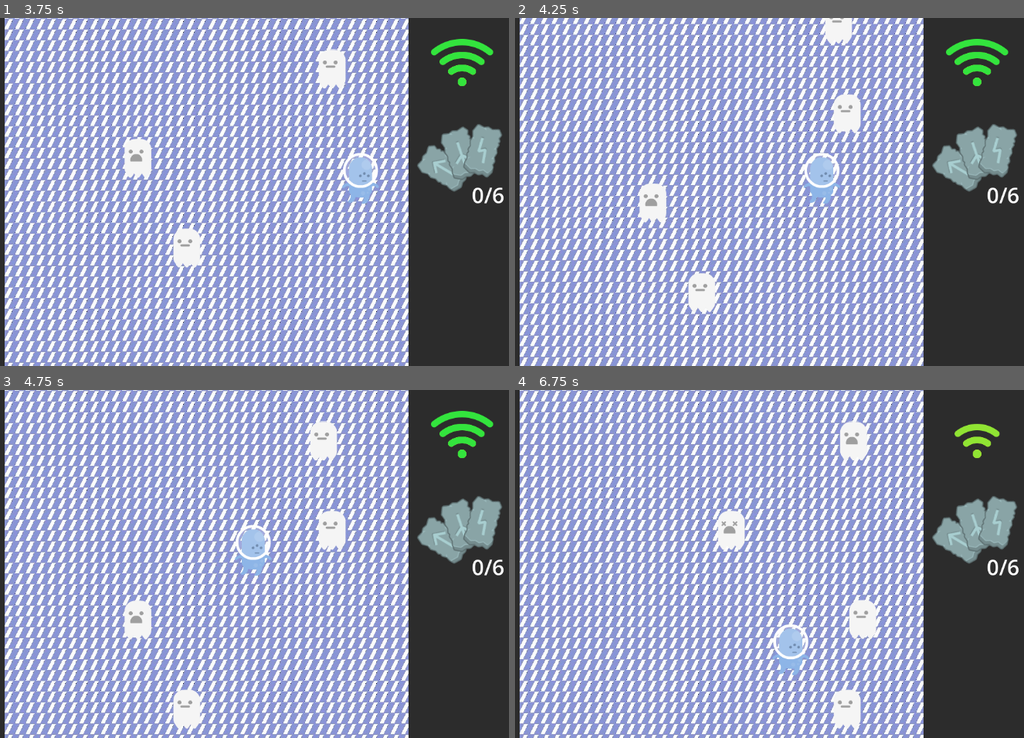
Above: before the commit, frames 1-4 (two rows, left to right).
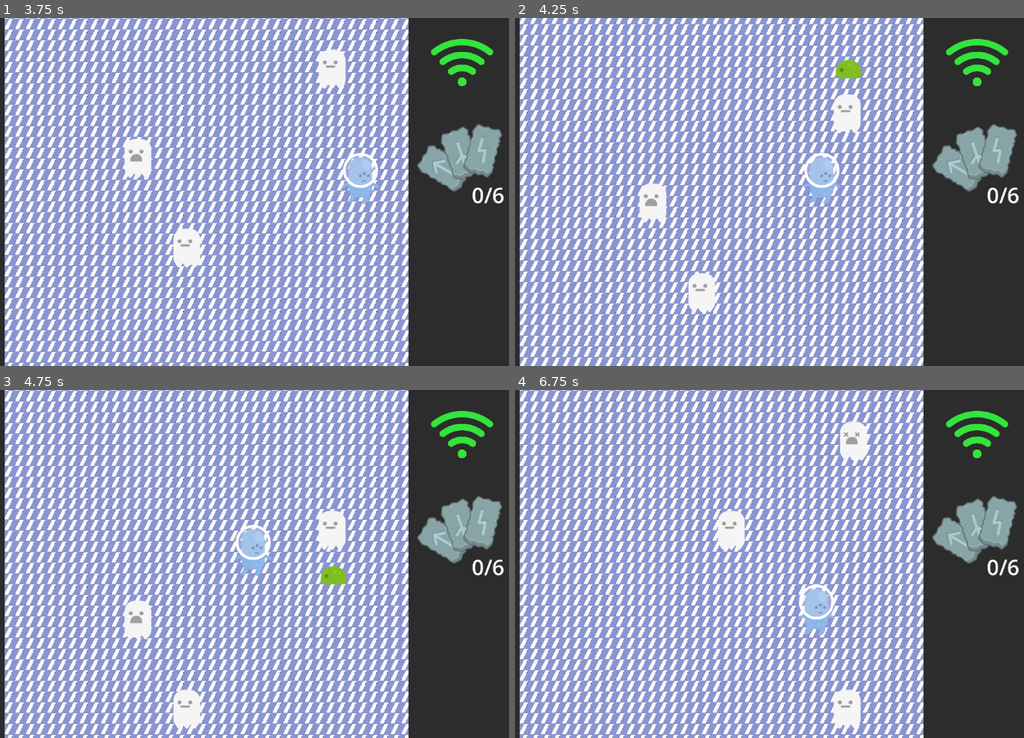
Above: after the commit, the same moments.

Repository: ManuelOteroFernandez/LudumDate55
Game: Godot game, scene res://game.tscn
Same seed, same stepped clock (60 frames per second), same inputs: the game is played once before the commit and once after it.
Inputs:
- Up to frame 1 (3.75 s): hold Right (ui_right) 0.53-1.28 s; hold Down (ui_down) 1.28-2.03 s; hold Right (ui_right) 2.03-2.78 s; hold Up (ui_up) 2.78-3.53 s; hold Left (ui_left) from 3.53 s (still down)
- Up to frame 2 (4.25 s): keep holding Left (ui_left)
- Up to frame 3 (4.75 s): keep holding Left (ui_left)
- Up to frame 4 (6.75 s): release Left (ui_left) at 5.03 s; hold Down (ui_down) 5.03-5.78 s; hold Right (ui_right) 5.78-6.53 s; hold Up (ui_up) from 6.53 s (still down)

Frame 1 is identical in both runs. In frame 2, 0.5% of the frame differs, in the area x 60-69%, y 0-18%; in frame 3, 0.6%; in frame 4, 2.3%, in the area x 40-97%, y 6-82%.

Commit message:
Trapper enemy

Diff:
--- a/ArrowMinigame/ArrawMinigame.gd
+++ b/ArrowMinigame/ArrawMinigame.gd
@@ -5,6 +5,7 @@
 var numWins = 0
 var player
 var _is_active = false
+
 func is_active():
 	return _is_active
 
@@ -23,6 +24,8 @@
 		player = nodes[0]
 		if player.has_signal("on_arrow_move"):
 			player.connect("on_arrow_move",_on_player_arrow_just_pressed)
+		if player.has_signal("on_trapped"):
+			player.connect("on_trapped", _on_player_trapped)
 
 func on_spawn():
 	numGenerated+=1
@@ -42,8 +45,7 @@
 	if win:
 		numWins += 1
 		if(numWins >= numToGenerate):
-			player.receive_health()
-			player.unmove = false
+			player.liberate()
 			numWins = 0
 			numGenerated = 0
 			$ColorRect2.visible = false
@@ -57,3 +59,6 @@
 		for node in nodes:
 			node.queue_free()
 		$Timer.start()
+
+func _on_player_trapped():
+	activate()
--- a/Character/Character.gd
+++ b/Character/Character.gd
@@ -2,6 +2,8 @@
 
 signal on_receive_damage(newValue:int)
 signal on_arrow_move(direction:int)
+signal on_trapped
+signal on_liberate
 
 @export var limits = Vector4(0,0,1100,600)
 @export var lifes = 4
@@ -9,6 +11,12 @@
 const SPEED = 12000.0
 
 var unmove = false
+
+func liberate():
+	receive_health()
+	unmove = false
+	on_liberate.emit()
+	$Trapper.visible = false
 
 func receive_health():
 	lifes = 4
@@ -66,3 +74,9 @@
 
 func _on_hit_timer_timeout():
 	$HitTimer.stop()
+
+func trapped(trapper:Texture2D):
+	$Trapper.texture = trapper
+	$Trapper.visible = true
+	unmove = true
+	on_trapped.emit()
--- a/Character/Character.tscn
+++ b/Character/Character.tscn
@@ -46,4 +46,7 @@
 [node name="HitTimer" type="Timer" parent="."]
 wait_time = 0.3
 
+[node name="Trapper" type="Sprite2D" parent="."]
+visible = false
+
 [connection signal="timeout" from="HitTimer" to="." method="_on_hit_timer_timeout"]
--- /dev/null
+++ b/Enemies/TrapperEnemy.gd
@@ -0,0 +1,35 @@
+extends Area2D
+
+const SPEED = 500
+var _limitX:Vector2 = Vector2(200,800)
+
+var move = true
+
+func _ready():
+	Vector2(randf_range(_limitX.x,_limitX.y), -30)
+	var nodes = get_tree().get_nodes_in_group("player")
+	if len(nodes) > 0:
+		position.x = nodes[0].position.x
+		position.y = -30
+	else:
+		Vector2(randf_range(_limitX.x,_limitX.y), -30)
+
+
+func _process(delta):
+	if move:
+		position.y += SPEED * delta
+
+
+func _on_visible_on_screen_notifier_2d_screen_exited():
+	queue_free()
+
+
+func _on_body_entered(body):
+	if body.is_in_group("player") and body.has_method("trapped"):
+		move =false
+		var anim:AnimatedSprite2D = $CollisionShape2D/AnimatedSprite2D
+		body.trapped(anim.sprite_frames.get_frame_texture(
+			anim.animation,
+			anim.frame
+		))
+		queue_free()
--- /dev/null
+++ b/Enemies/TrapperEnemy.tscn
@@ -0,0 +1,37 @@
+[gd_scene load_steps=6 format=3 uid="uid://ddsx5qelrxq2b"]
+
+[ext_resource type="Script" path="res://Enemies/TrapperEnemy.gd" id="1_d5gff"]
+[ext_resource type="Texture2D" uid="uid://dvxlitqymq2ol" path="res://Enemies/slimeGreen.png" id="2_uhhyp"]
+[ext_resource type="Texture2D" uid="uid://60mcselan5xa" path="res://Enemies/slimeGreen_walk.png" id="3_r7m31"]
+
+[sub_resource type="RectangleShape2D" id="RectangleShape2D_xdrwu"]
+size = Vector2(53.75, 42.5)
+
+[sub_resource type="SpriteFrames" id="SpriteFrames_10ve3"]
+animations = [{
+"frames": [{
+"duration": 1.0,
+"texture": ExtResource("2_uhhyp")
+}, {
+"duration": 1.0,
+"texture": ExtResource("3_r7m31")
+}],
+"loop": true,
+"name": &"default",
+"speed": 5.0
+}]
+
+[node name="CatcherEnemy" type="Area2D"]
+script = ExtResource("1_d5gff")
+
+[node name="CollisionShape2D" type="CollisionShape2D" parent="."]
+shape = SubResource("RectangleShape2D_xdrwu")
+
+[node name="AnimatedSprite2D" type="AnimatedSprite2D" parent="CollisionShape2D"]
+sprite_frames = SubResource("SpriteFrames_10ve3")
+
+[node name="VisibleOnScreenNotifier2D" type="VisibleOnScreenNotifier2D" parent="."]
+scale = Vector2(2.75, 2.1)
+
+[connection signal="body_entered" from="." to="." method="_on_body_entered"]
+[connection signal="screen_exited" from="VisibleOnScreenNotifier2D" to="." method="_on_visible_on_screen_notifier_2d_screen_exited"]
--- a/Generacion.gd
+++ b/Generacion.gd
@@ -3,9 +3,30 @@
 @export var sceneToSpawnList:Array[PackedScene]
 @export var limitX:Vector2 = Vector2(20,1000)
 
+
+func _ready():
+	var nodes = get_tree().get_nodes_in_group("player")
+	if len(nodes) > 0:
+		var player = nodes[0]
+		if player.has_signal("on_trapped"):
+			player.connect("on_trapped", _on_player_trapped)
+		if player.has_signal("on_liberate"):
+			player.connect("on_liberate", _on_player_liberate)
+
+func _on_player_trapped():
+	if has_node("Timer"):
+		$Timer.call_deferred("stop")
+
+func _on_player_liberate():
+	if has_node("Timer"):
+		$Timer.call_deferred("start")
+
 func _on_timer_timeout():
 	if (not sceneToSpawnList.is_empty()):
 		var sceneToSpawn = sceneToSpawnList.pick_random()
 		var nodeToSpawn = sceneToSpawn.instantiate()
-		nodeToSpawn.position = Vector2(randf_range(limitX.x,limitX.y), -30)
+		if nodeToSpawn.has_method("set_limit_x"):
+			nodeToSpawn.set_limit_x(limitX)
+		else:
+			nodeToSpawn.position = Vector2(randf_range(limitX.x,limitX.y), -30)
 		add_child(nodeToSpawn)
--- a/game.tscn
+++ b/game.tscn
@@ -3,10 +3,10 @@
 [ext_resource type="PackedScene" uid="uid://dy674427vjppa" path="res://Enviroment/background.tscn" id="1_aa7fl"]
 [ext_resource type="Script" path="res://Generacion.gd" id="2_wifv0"]
 [ext_resource type="PackedScene" uid="uid://htn6dm7acnmi" path="res://Enemies/Enemy.tscn" id="3_1dqjm"]
+[ext_resource type="PackedScene" uid="uid://ddsx5qelrxq2b" path="res://Enemies/TrapperEnemy.tscn" id="4_2e0eq"]
 [ext_resource type="PackedScene" uid="uid://bd8lfbcypsas1" path="res://Runes/Rune.tscn" id="4_esok7"]
 [ext_resource type="PackedScene" uid="uid://dsi46fcd837s2" path="res://Character/Character.tscn" id="5_535aq"]
 [ext_resource type="PackedScene" uid="uid://dks42so6tkkp4" path="res://UI/Controls/MoveTouchButtons.tscn" id="6_rpto6"]
-[ext_resource type="Script" path="res://ArrowMinigame/ActivatorArrorMiniGame.gd" id="7_xfj2p"]
 [ext_resource type="PackedScene" uid="uid://clqcbp23cleeg" path="res://ArrowMinigame/ArrawMinigame.tscn" id="8_netnm"]
 [ext_resource type="PackedScene" uid="uid://deqmvmu6gg0my" path="res://UI/life/Life.tscn" id="9_x82kn"]
 [ext_resource type="Script" path="res://NumRunes.gd" id="10_50w7m"]
@@ -19,7 +19,7 @@
 
 [node name="Generacion" type="Node" parent="."]
 script = ExtResource("2_wifv0")
-sceneToSpawnList = Array[PackedScene]([ExtResource("3_1dqjm")])
+sceneToSpawnList = Array[PackedScene]([ExtResource("3_1dqjm"), ExtResource("4_2e0eq")])
 limitX = Vector2(230, 925)
 
 [node name="Timer" type="Timer" parent="Generacion"]
@@ -41,12 +41,7 @@
 
 [node name="CanvasLayer" type="CanvasLayer" parent="."]
 
-[node name="ActivatorArrorMiniGame" type="Timer" parent="CanvasLayer"]
-wait_time = 55.0
-autostart = true
-script = ExtResource("7_xfj2p")
-
-[node name="ArrowMiniGame" parent="CanvasLayer/ActivatorArrorMiniGame" instance=ExtResource("8_netnm")]
+[node name="ArrowMiniGame" parent="CanvasLayer" instance=ExtResource("8_netnm")]
 
 [node name="ColorRect3" type="ColorRect" parent="CanvasLayer"]
 anchors_preset = 15
@@ -91,4 +86,3 @@
 
 [connection signal="timeout" from="Generacion/Timer" to="Generacion" method="_on_timer_timeout"]
 [connection signal="timeout" from="RuneGenerator/Timer" to="RuneGenerator" method="_on_timer_timeout"]
-[connection signal="timeout" from="CanvasLayer/ActivatorArrorMiniGame" to="CanvasLayer/ActivatorArrorMiniGame" method="_on_timeout"]
Binary file added: Enemies/slimeGreen.png
Not shown, added: Enemies/slimeGreen.png.import
Binary file added: Enemies/slimeGreen_walk.png
Not shown, added: Enemies/slimeGreen_walk.png.import
